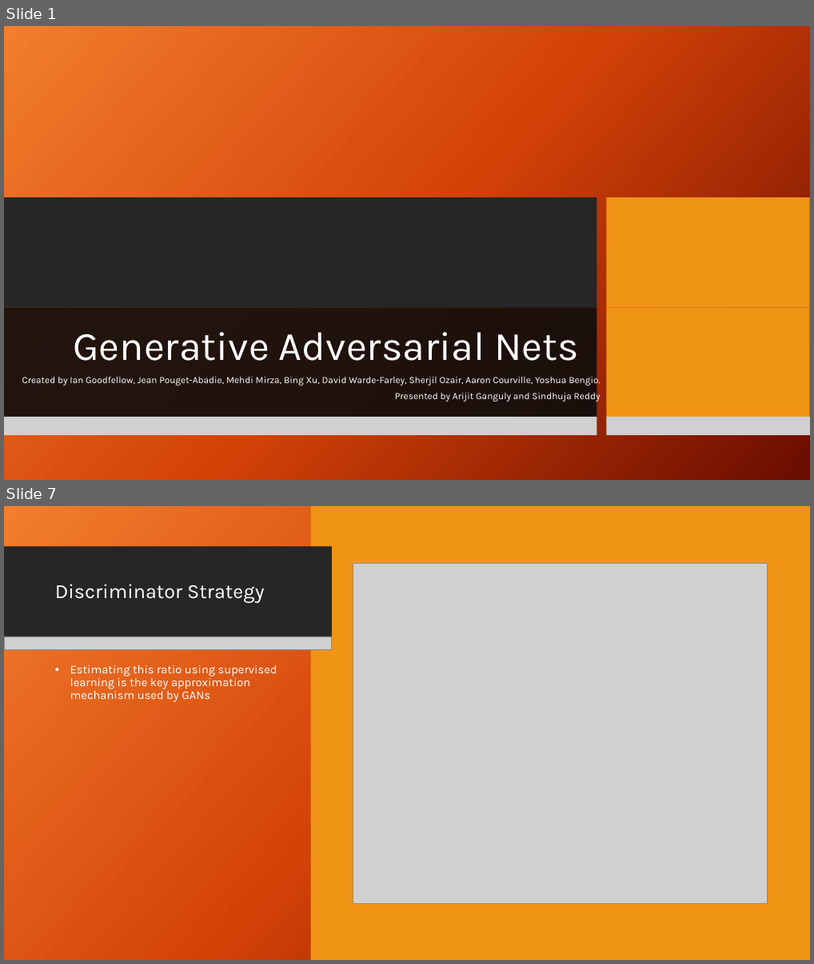
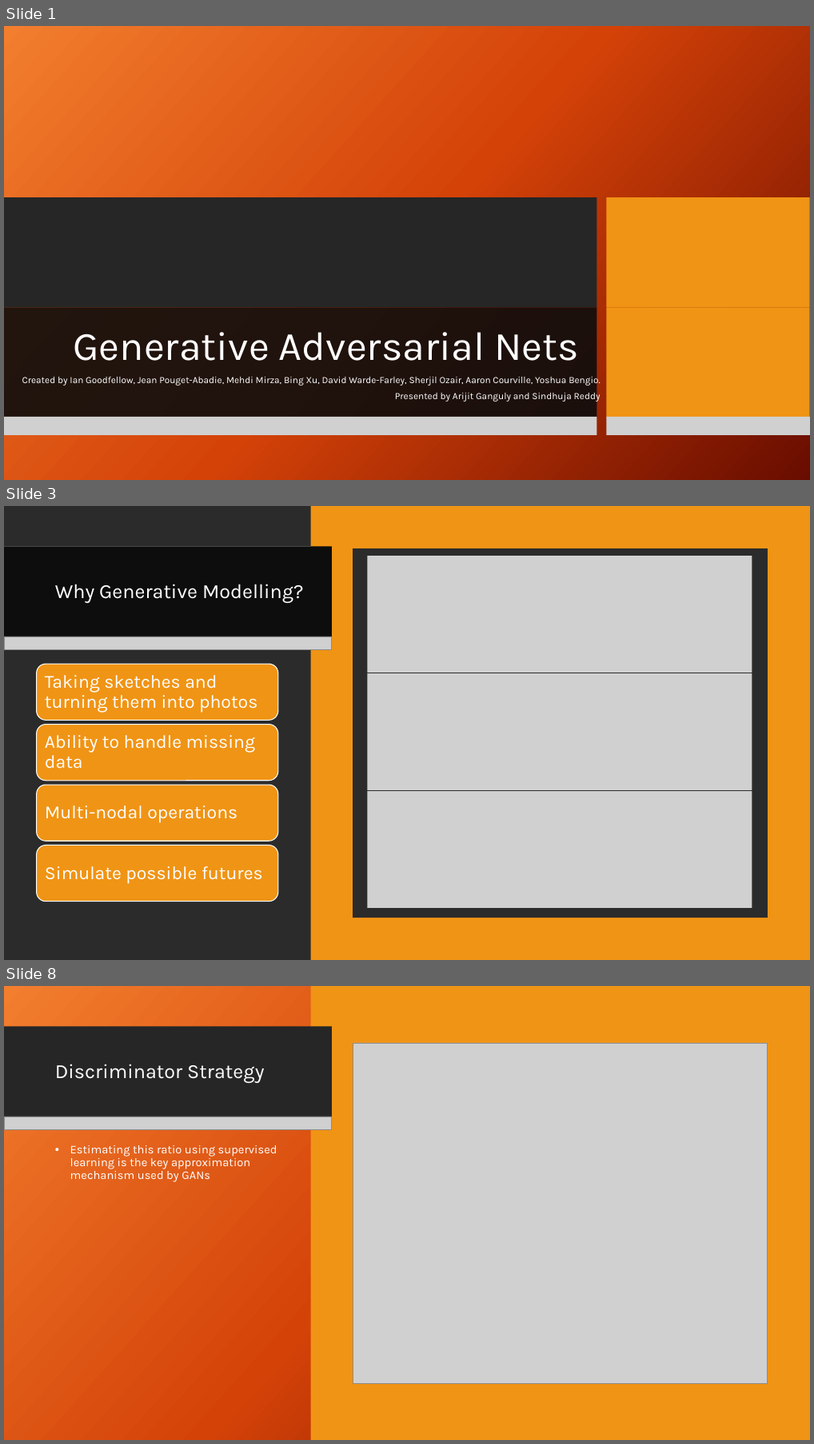
Before and after one commit to agx01/gans_presentation, a slide deck: GANs_Presentation.pptx. Shown one above the other, each under a label of ours: slides 1 and 7 before the commit, slides 1, 3 and 8 after it; the slides between them are not shown. The pictures are 814x964 and 814x1444 pixels, drawn with LibreOffice and Linux fonts; fonts in the diff are those of the drawing; grey boxes stand for pictures; background and template pictures are left out; a plain dark background stands for a picture behind light text. Boxes give left, top, right and bottom in pixels: in the first picture for what was removed or moved away, otherwise in the second. Text is boxed around its words. In the diff, an @@ line names an element or a change of style, - is before the commit and + after.

```diff
--- a/GANs_Presentation.pptx
+++ b/GANs_Presentation.pptx
@@ slide 3 added at bbox=[4, 506, 810, 960], background picture (left out); not listed: 1 template element that a slide beside it also shows @@
@@ rectangle added at bbox=[310, 506, 810, 960], fill #F09415 @@
@@ rectangle added at bbox=[4, 547, 694, 637], fill #FFFFFF @@
@@ rectangle added at bbox=[4, 547, 332, 637], fill #0D0D0D @@
@@ rectangle added at bbox=[353, 548, 768, 917], fill #FFFFFF @@
@@ picture added at bbox=[367, 556, 752, 672] @@
@@ title added at bbox=[55, 584, 304, 603], 24 pt, text #FFFFFF @@
+Why Generative Modelling?
@@ picture added at bbox=[4, 636, 332, 649] @@
@@ picture added at bbox=[367, 673, 752, 790] @@
@@ picture added at bbox=[367, 791, 752, 908] @@
@@ group added at bbox=[37, 664, 278, 901]: 4 rounded rectangles, 4 texts @@
+Taking sketches and turning them into photos
+Ability to handle missing data
+Multi-nodal operations
+Simulate possible futures
@@ what was slide 7 is now slide 8 @@
```
Also in this commit, not shown: 7 slides changed, 1 other slide added.
